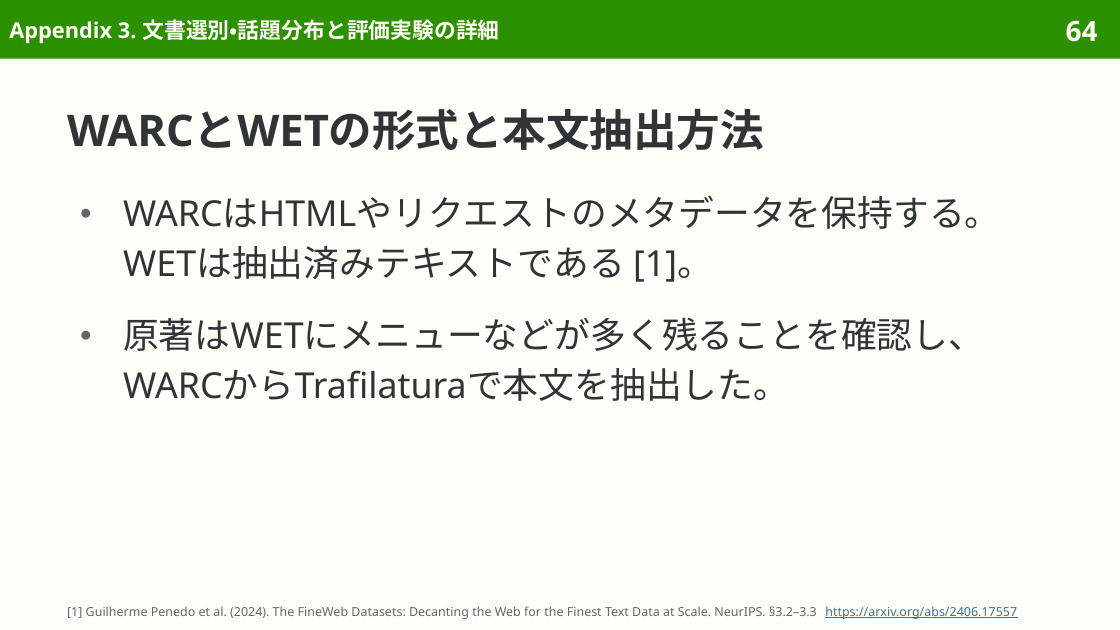
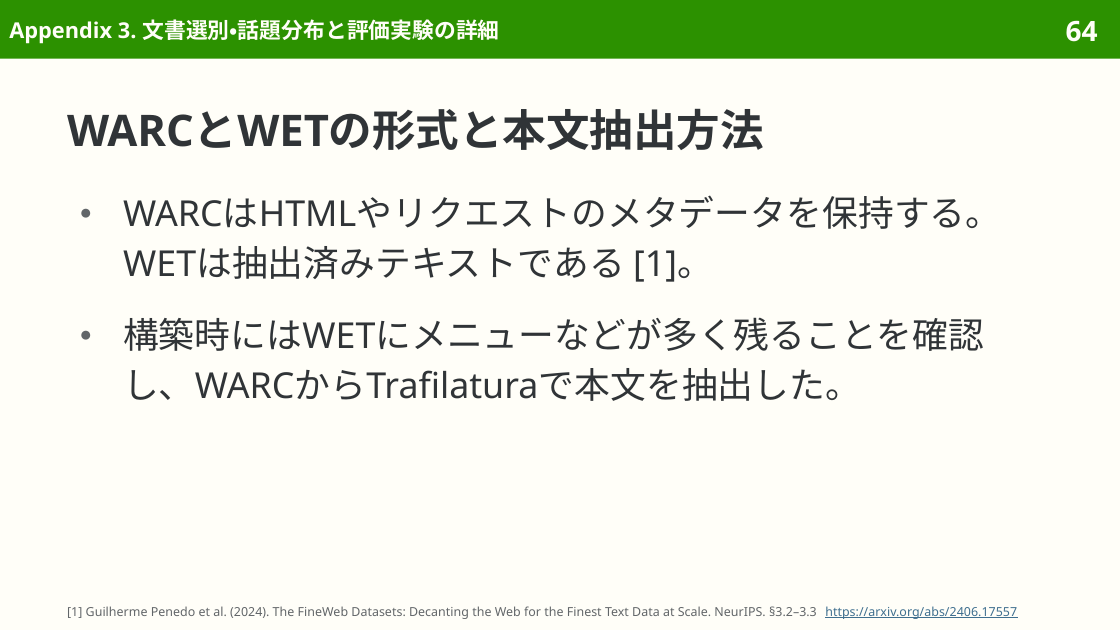
Before and after one commit to sasakiy84/datasets-in-10-minutes, a slide deck: slide 64 of slides/datasets-in-10-minutes-fineweb.pptx. Drawn at 1120x630 pixels with LibreOffice and Linux fonts; fonts in the diff are those of the drawing. Boxes give left, top, right and bottom in pixels: in the first picture for what was removed or moved away, otherwise in the second. Text is boxed around its words. In the diff, an @@ line names an element or a change of style, - is before the commit and + after.

Commit message:
slides(fineweb): refine Japanese wording and pair translations

```diff
--- a/slides/datasets-in-10-minutes-fineweb.pptx
+++ b/slides/datasets-in-10-minutes-fineweb.pptx
@@ text at box(123, 317, 984, 401): text changed @@
-● 原著はWETにメニューなどが多く残ることを確認し、WARCからTrafilaturaで本文を抽出した。
+● 構築時にはWETにメニューなどが多く残ることを確認し、WARCからTrafilaturaで本文を抽出した。
```
Also in this commit, not shown: 22 other slides changed, 3 other files.
